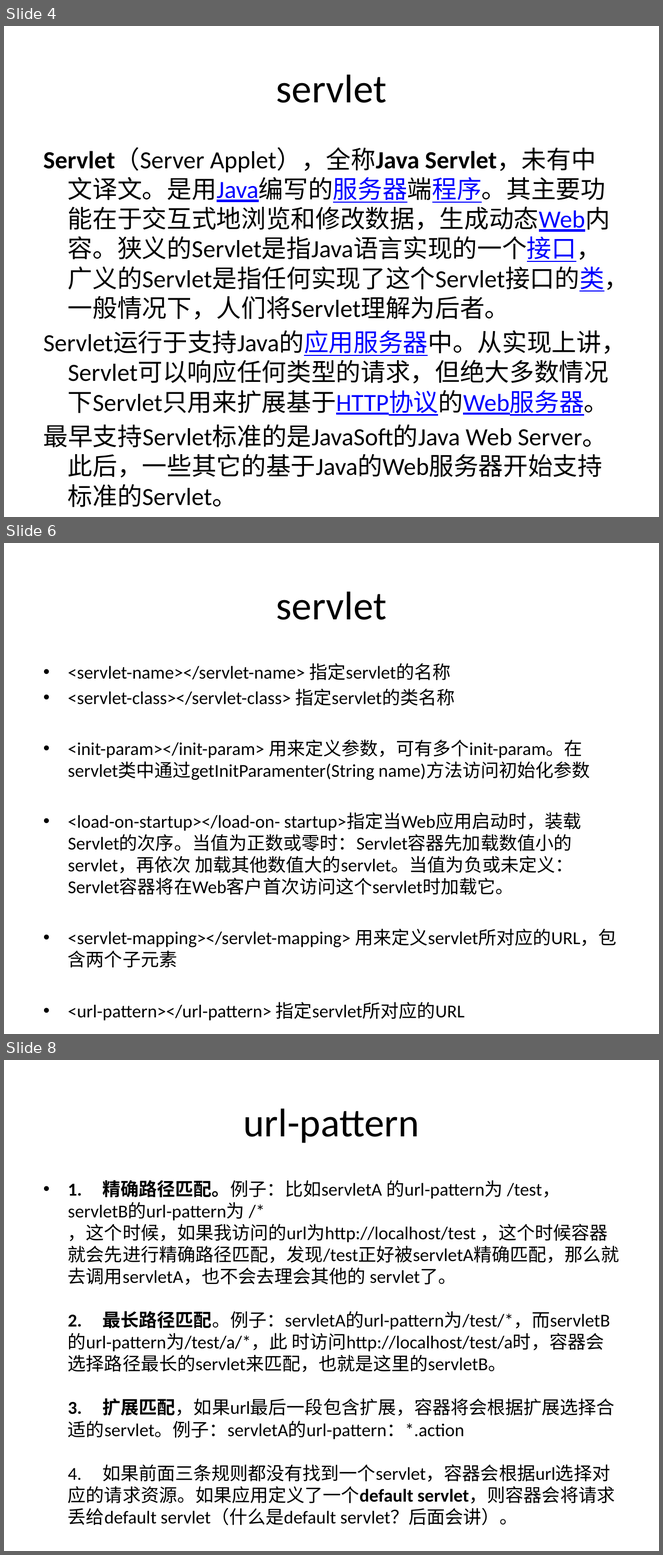
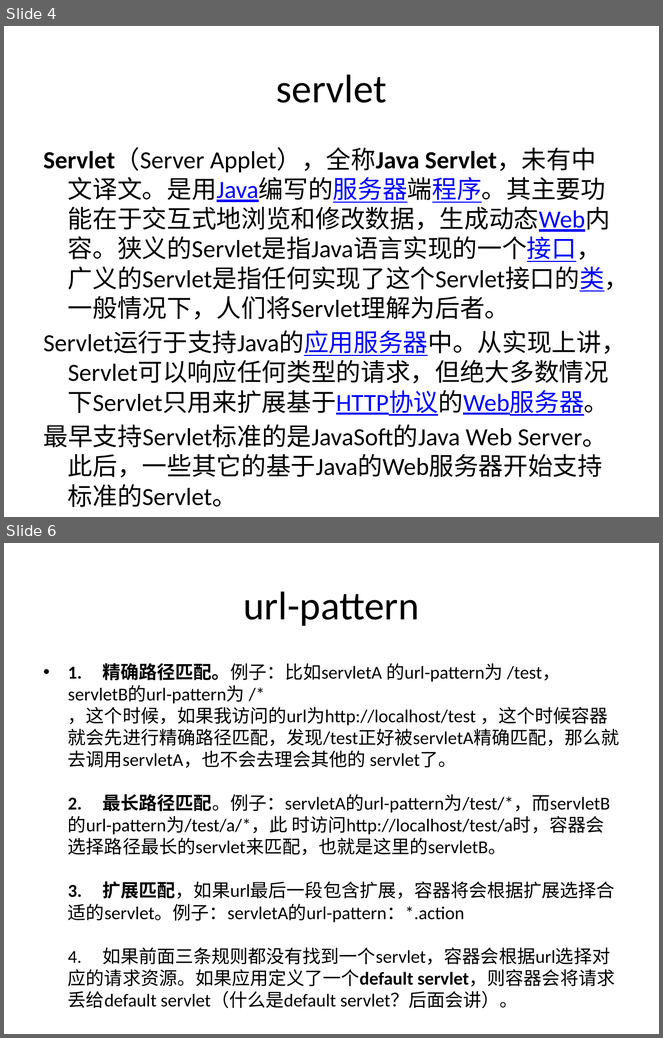
Before and after one commit to hejian1639/SpringMVC, a slide deck: Introduction.pptx. Shown one above the other, each under a label of ours: slides 4, 6 and 8 before the commit, slides 4 and 6 after it; the slides between them are not shown. The pictures are 663x1555 and 663x1038 pixels, drawn with LibreOffice and Linux fonts; fonts in the diff are those of the drawing. Boxes give left, top, right and bottom in pixels: in the first picture for what was removed or moved away, otherwise in the second. Text is boxed around its words. In the diff, an @@ line names an element or a change of style, - is before the commit and + after.

```diff
--- a/Introduction.pptx
+++ b/Introduction.pptx
@@ slide 6 removed at bbox=[4, 543, 659, 1034], background #FFFFFF @@
@@ title removed at bbox=[276, 591, 387, 620] @@
-servlet
@@ text removed at bbox=[68, 663, 617, 968] @@
-• <servlet-name></servlet-name> 指定servlet的名称
-• <servlet-class></servlet-class> 指定servlet的类名称
-• <init-param></init-param> 用来定义参数，可有多个init-param。在servlet类中通过getInitParamenter(String name)方法访问初始化参数
-• <load-on-startup></load-on- startup>指定当Web应用启动时，装载Servlet的次序。当值为正数或零时：Servlet容器先加载数值小的servlet，再依次 加载其他数值大的servlet。当值为负或未定义：Servlet容器将在Web客户首次访问这个servlet时加载它。
-• <servlet-mapping></servlet-mapping> 用来定义servlet所对应的URL，包含两个子元素
-• <url-pattern></url-pattern> 指定servlet所对应的URL
@@ what was slide 8 is now slide 6 @@
```
Also in this commit, not shown: 8 slides changed, 7 slides added, 4 other slides removed, 6 other files.
